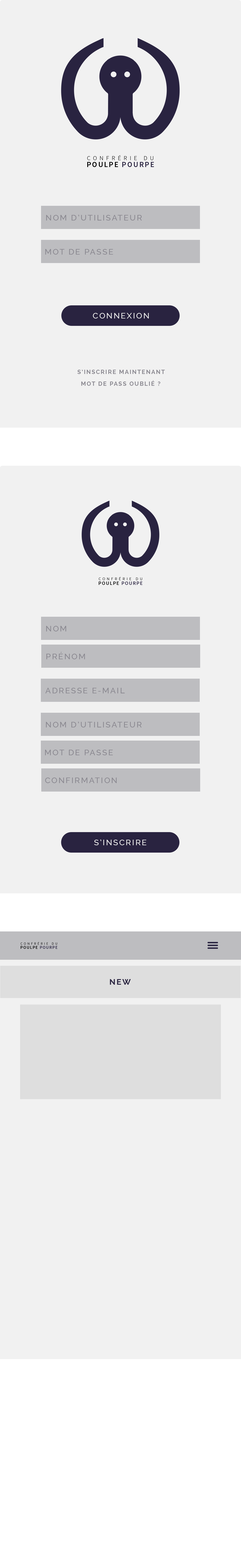
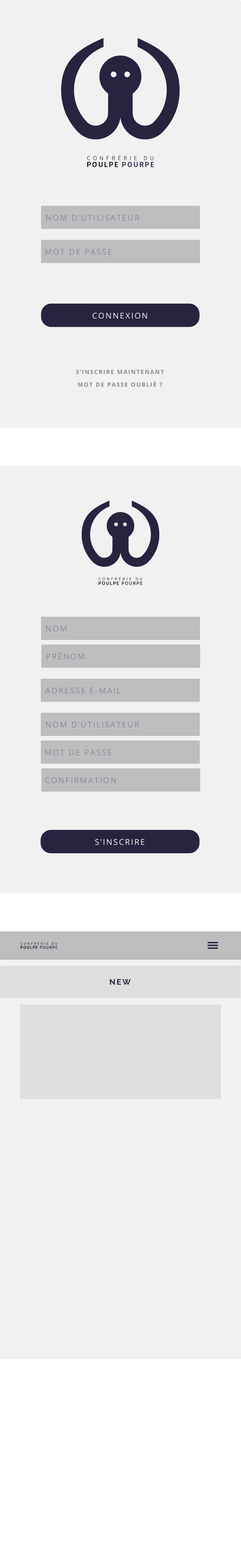
Layer changes from the first w=241, h=1568 image to the second:
painted on "NOM" (1st of 2, in "MOBILE INSCRIPTION (1080X1920)" › "FORMULAIRE") over [46, 625, 67, 632]
painted on "PRENOM" (1st of 2, in "MOBILE INSCRIPTION (1080X1920)" › "FORMULAIRE") over [46, 651, 85, 660]
painted on "E-MAIL" (1st of 2, in "MOBILE INSCRIPTION (1080X1920)" › "FORMULAIRE") over [45, 687, 125, 694]
painted on "USERNAME" (1st of 4, in "MOBILE INSCRIPTION (1080X1920)" › "FORMULAIRE") over [45, 721, 142, 728]
painted on "MDP" (1st of 4, in "MOBILE INSCRIPTION (1080X1920)" › "FORMULAIRE") over [44, 749, 113, 756]
painted on "CONFIRMATION" (1st of 2, in "MOBILE INSCRIPTION (1080X1920)" › "FORMULAIRE") over [44, 777, 117, 784]
painted on "S'INSCRIRE" over [93, 839, 147, 846]
painted on "BOUTON" (1st of 2, in "MOBILE INSCRIPTION (1080X1920)") over [40, 829, 200, 854]
painted on "USERNAME" (3rd of 4, in "MOBILE CONNEXION (1080X1920)") over [46, 214, 142, 221]
painted on "MDP" (3rd of 4, in "MOBILE CONNEXION (1080X1920)") over [45, 248, 113, 255]
painted on "CONNEXION" over [92, 312, 149, 319]
painted on "BOUTON" (2nd of 2, in "MOBILE CONNEXION (1080X1920)") over [40, 303, 200, 327]
painted on "FORGET ?" over [77, 380, 162, 387]
painted on "INSCRIPTION" over [75, 369, 165, 375]
